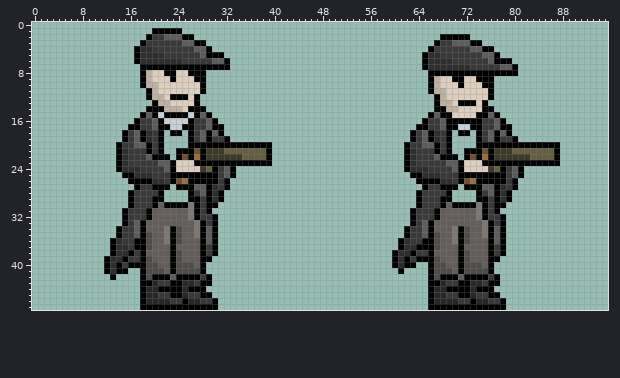
Sprite sheet -- right side.png. Above, as it was before the edit.
The file is 96x48 pixels. Colours within 5 levels of each other are drawn and written as one.
After:
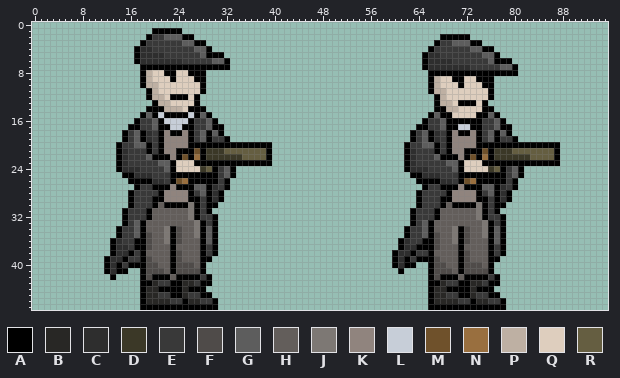
Palette (. is transparent): A #000000  B #282725  C #2e2e2e  D #3b3827  E #393939  F #4f4b49  G #5d5d5d  H #635e5b  J #7d7874  K #90847e  L #c7ced8  M #6f512b  N #996f3f  P #beb0a3  Q #decebe  R #655e41
Difference:
{"y":18,"x":22,"old":".","new":"K"}
{"y":18,"x":25,"old":".","new":"K"}
{"y":18,"x":70,"old":".","new":"K"}
{"y":18,"x":73,"old":".","new":"K"}
{"y":19,"x":22,"old":"....","new":"KKKK"}
{"y":19,"x":70,"old":"....","new":"KKKK"}
{"y":20,"x":22,"old":"....","new":"KKKK"}
{"y":20,"x":70,"old":"....","new":"KKKK"}
{"y":21,"x":22,"old":"..","new":"KK"}
{"y":21,"x":70,"old":"..","new":"KK"}
{"y":22,"x":23,"old":".","new":"K"}
{"y":22,"x":71,"old":".","new":"K"}
{"y":27,"x":23,"old":".","new":"K"}
{"y":27,"x":71,"old":".","new":"K"}
{"y":28,"x":22,"old":"....","new":"KKKK"}
{"y":28,"x":70,"old":"....","new":"KKKK"}
{"y":29,"x":22,"old":"....","new":"KKKK"}
{"y":29,"x":70,"old":"....","new":"KKKK"}
{"label":"added","picture_box":[164,130,188,160]}
{"label":"added","picture_box":[452,130,476,160]}
{"label":"added","picture_box":[164,184,188,202]}
{"label":"added","picture_box":[452,184,476,202]}
